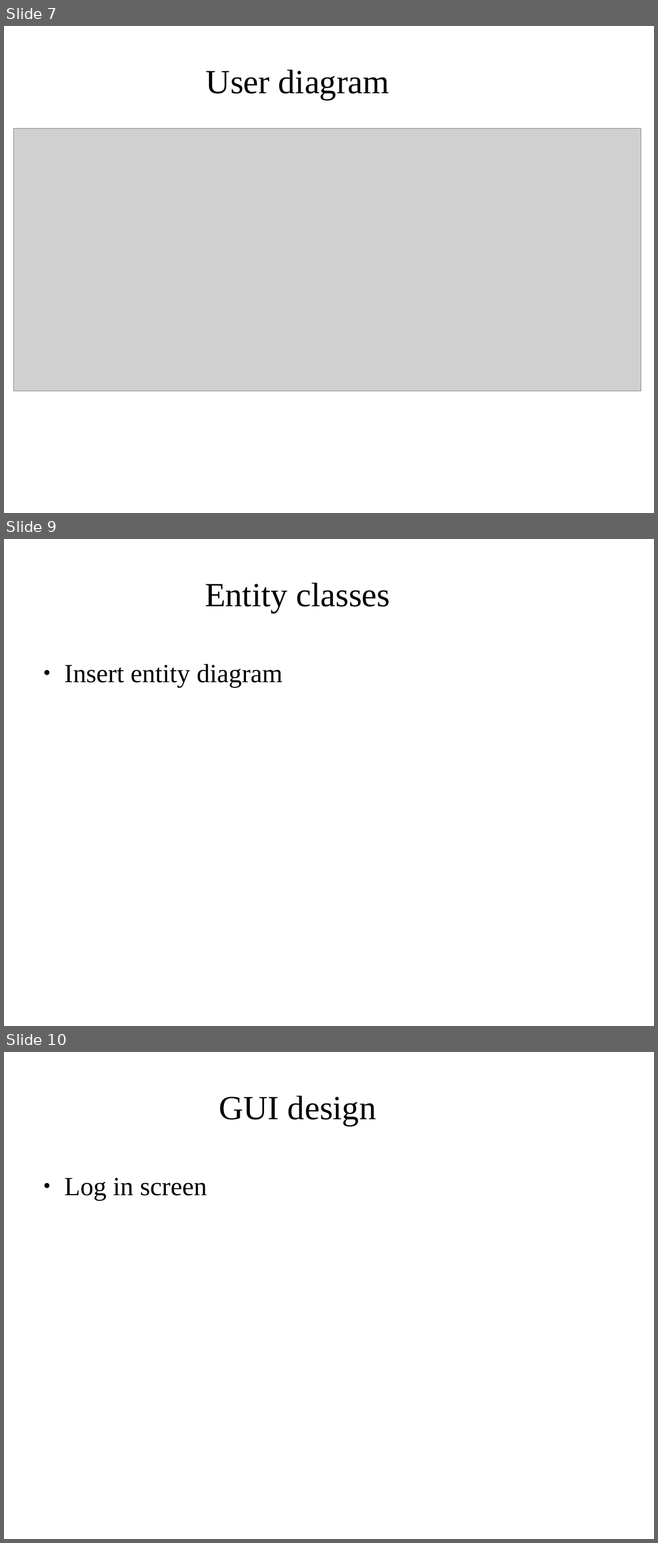
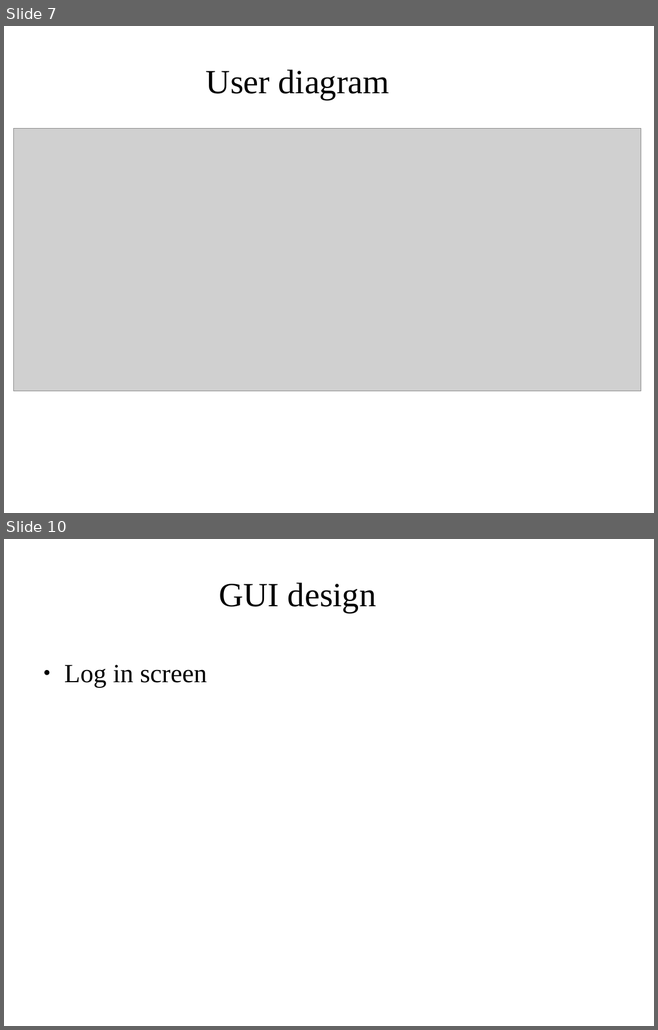
Before and after one commit to kelto/software-project, a slide deck: Presentation/Presentation.odp. Shown one above the other, each under a label of ours: slides 7, 9 and 10 before the commit, slides 7 and 10 after it; the slides between them are not shown. The pictures are 658x1543 and 658x1030 pixels, drawn with LibreOffice and Linux fonts; fonts in the diff are those of the drawing; grey boxes stand for pictures; background and template pictures are left out. Boxes give left, top, right and bottom in pixels: in the first picture for what was removed or moved away, otherwise in the second. Text is boxed around its words. In the diff, an @@ line names an element or a change of style, - is before the commit and + after.

```diff
--- a/Presentation/Presentation.odp
+++ b/Presentation/Presentation.odp
@@ slide 9 removed at (4, 539, 654, 1026), background picture (left out) @@
@@ title removed at (205, 583, 390, 613) @@
-Entity classes
@@ text removed at (64, 664, 282, 688) @@
-● Insert entity diagram
```
Also in this commit, not shown: 3 slides changed, 1 slide added, 4 other files.
